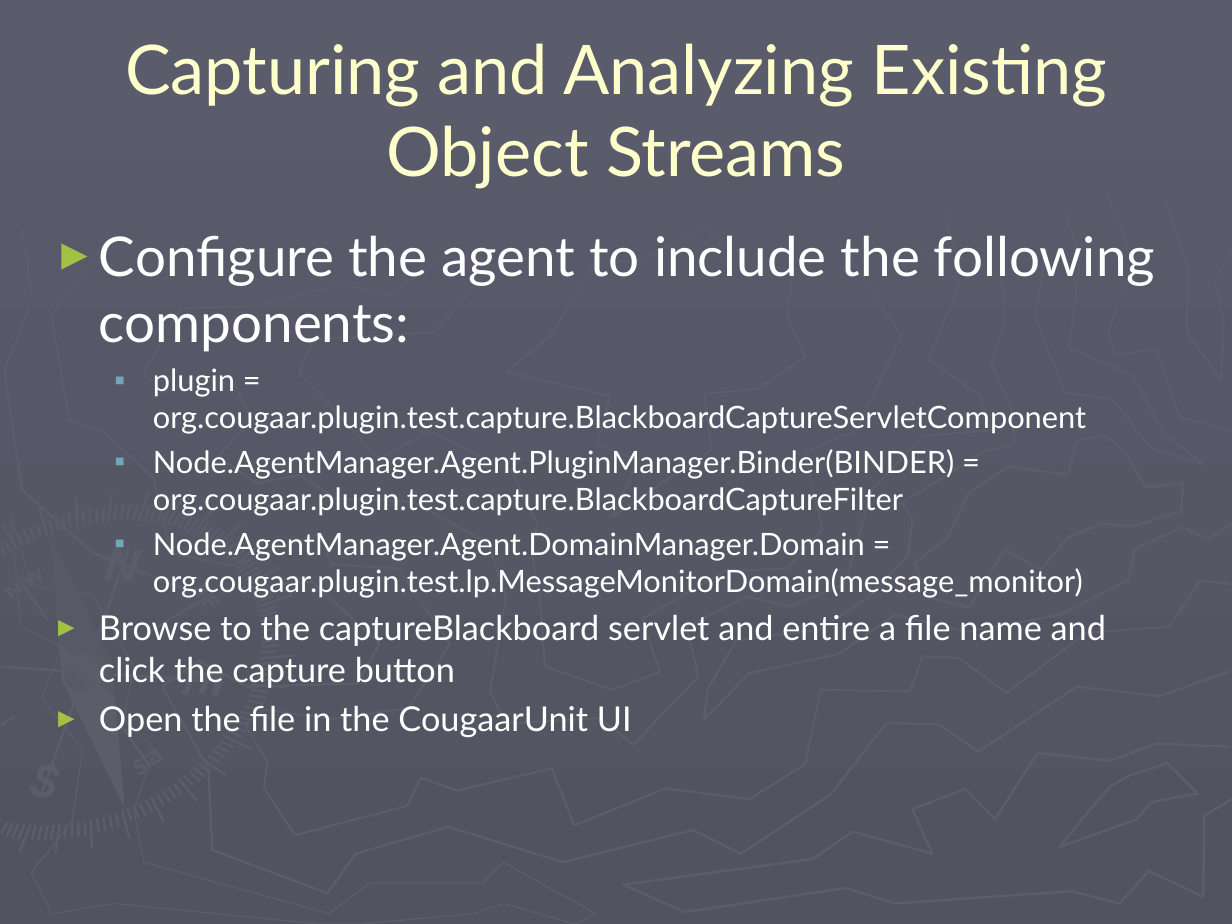
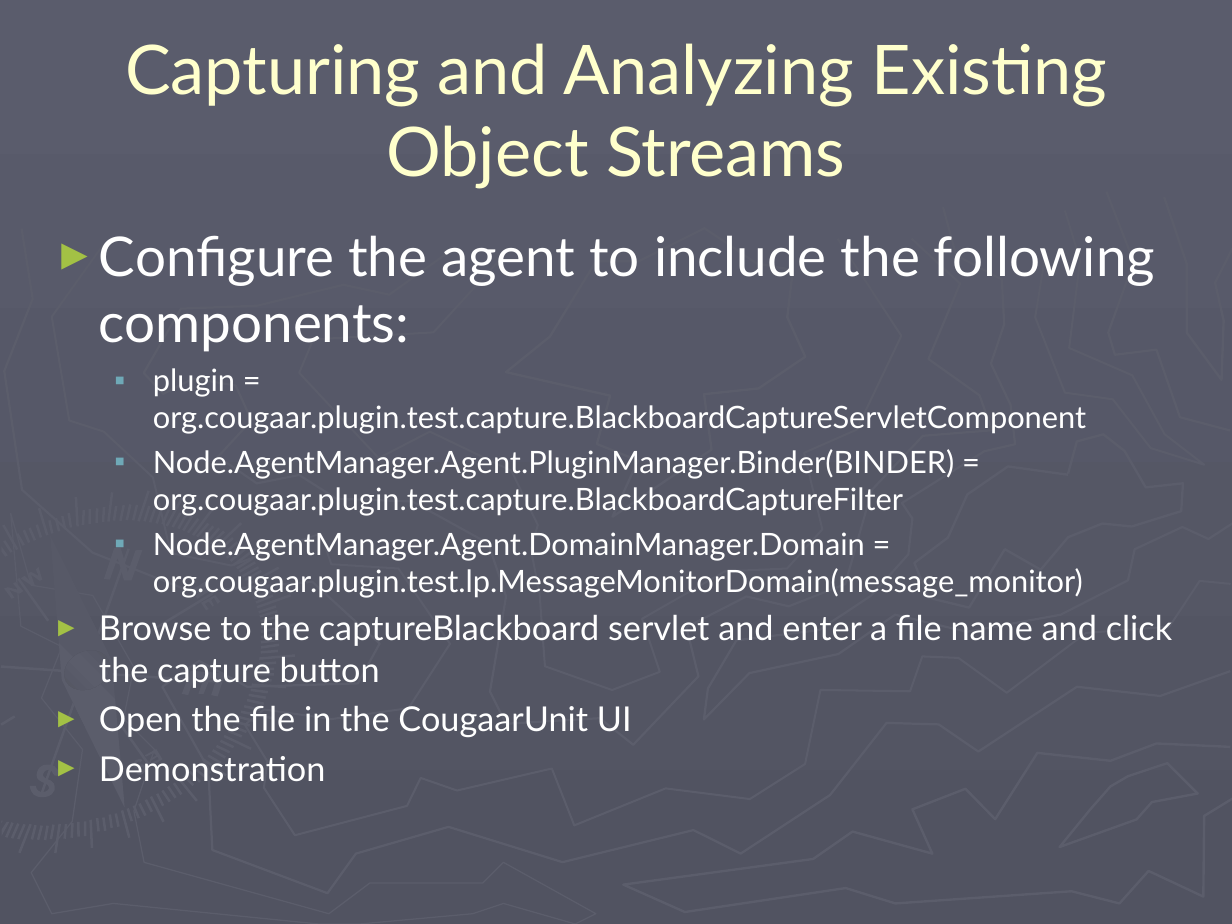
Before and after one commit to codeaudit/cougaar-cougaarunit, a slide deck: slide 15 of CougaarUnit/CougaarUnit Training.ppt (slide 14 before the commit). Drawn at 1232x924 pixels with LibreOffice and Linux fonts; fonts in the diff are those of the drawing. Boxes give left, top, right and bottom in pixels: in the first picture for what was removed or moved away, otherwise in the second. Text is boxed around its words. In the diff, an @@ line names an element or a change of style, - is before the commit and + after.

```diff
--- a/CougaarUnit/CougaarUnit Training.ppt
+++ b/CougaarUnit/CougaarUnit Training.ppt
@@ text at [99, 614, 1172, 688]: text changed @@
-► Browse to the captureBlackboard servlet and entire a file name and click the capture button
+► Browse to the captureBlackboard servlet and enter a file name and click the capture button
@@ text at [99, 756, 325, 782]: paragraph added @@
+► Demonstration
```
Also in this commit, not shown: 7 other slides changed, 1 slide added, 38 other files.
